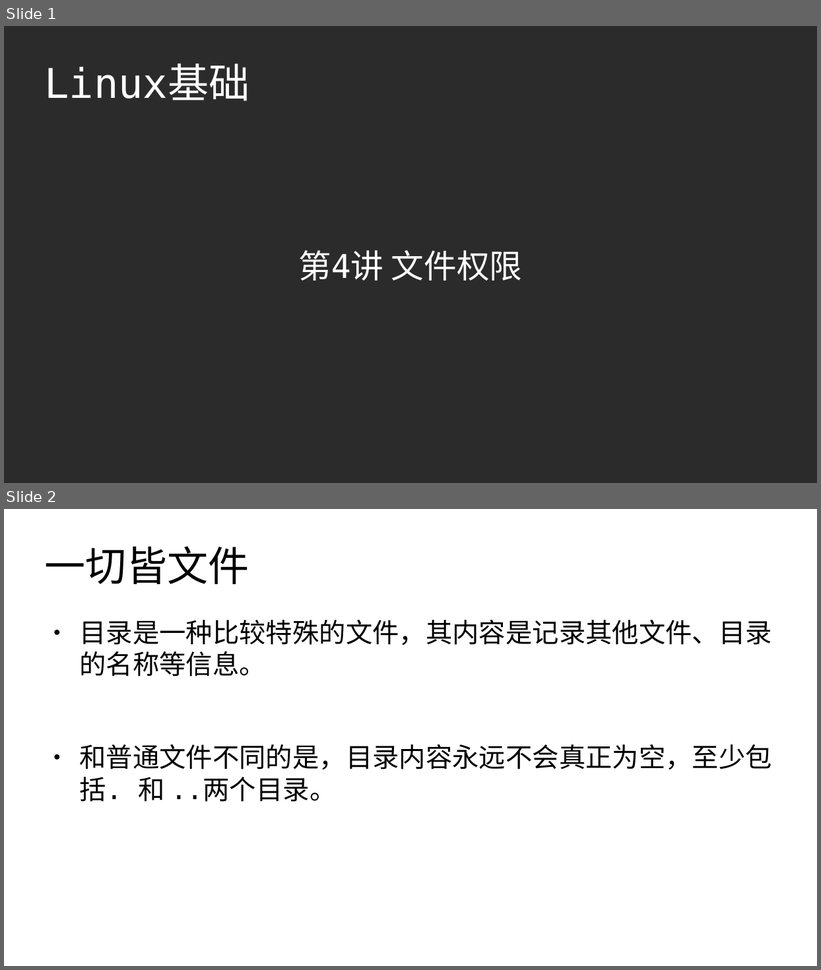
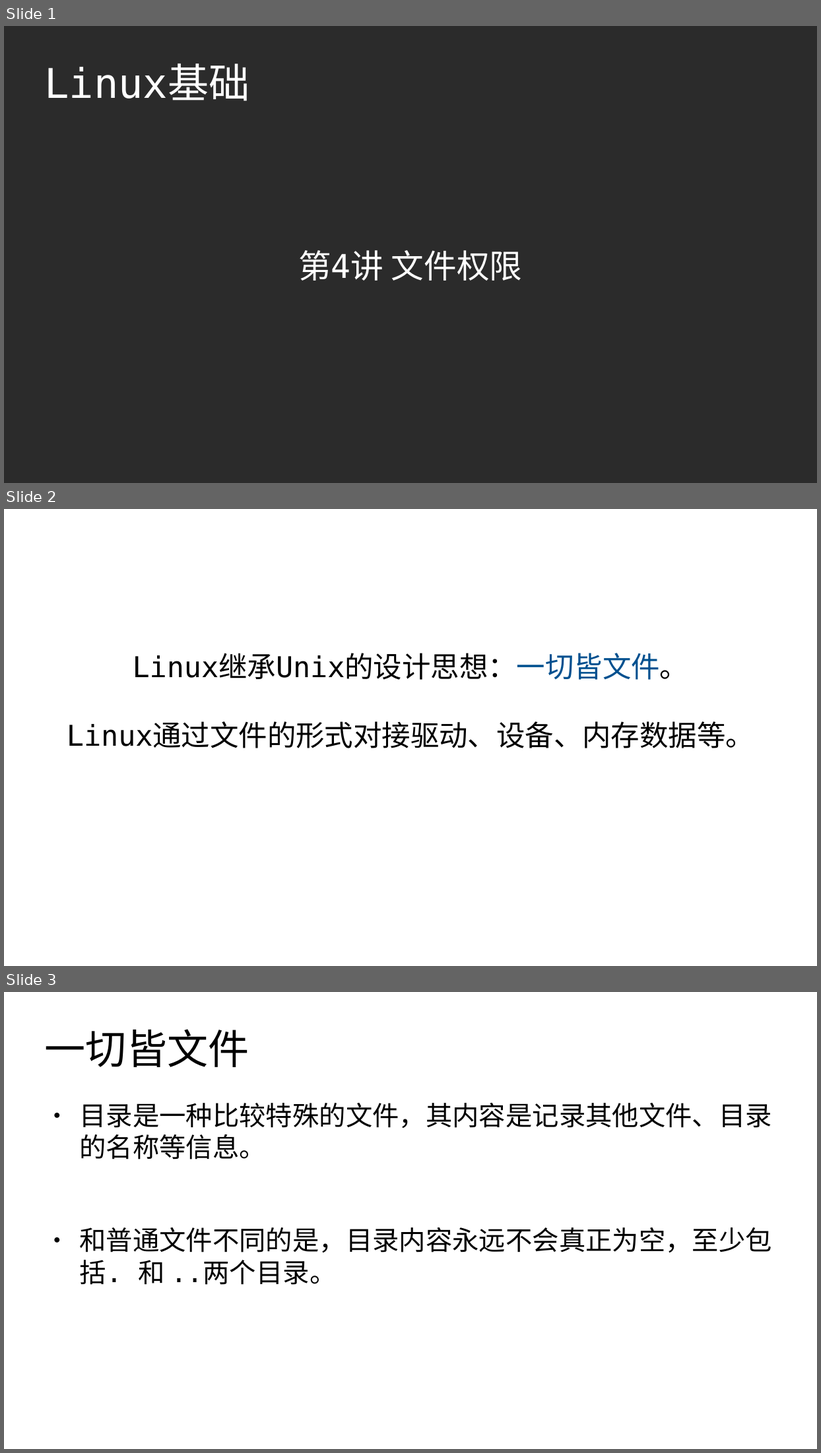
Before and after one commit to master-genius/linux-system, a slide deck: materials/slides/ch04-file-mode.odp. Shown one above the other, each under a label of ours: slides 1 and 2 before the commit, slides 1, 2 and 3 after it. The pictures are 821x970 and 821x1453 pixels, drawn with LibreOffice and Linux fonts; fonts in the diff are those of the drawing; background and template pictures are left out; a plain dark background stands for a picture behind light text. Boxes give left, top, right and bottom in pixels: in the first picture for what was removed or moved away, otherwise in the second. Text is boxed around its words. In the diff, an @@ line names an element or a change of style, - is before the commit and + after.

```diff
--- a/materials/slides/ch04-file-mode.odp
+++ b/materials/slides/ch04-file-mode.odp
@@ slide 2 added at (4,509,817,966), background #FFFFFF @@
@@ subtitle added at (67,654,754,749), 28 pt, text #000000 @@
+Linux继承Unix的设计思想：一切皆文件。
+Linux通过文件的形式对接驱动、设备、内存数据等。
@@ what was slide 2 is now slide 3 @@
```
Also in this commit, not shown: 1 slide changed, 4 other slides added, 6 other files.
